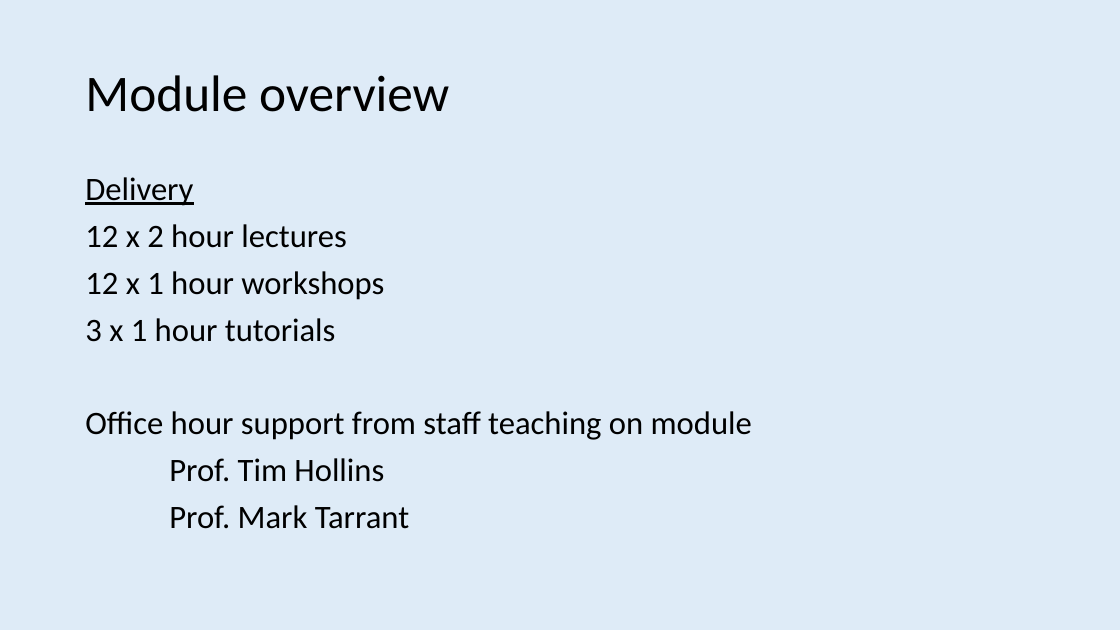
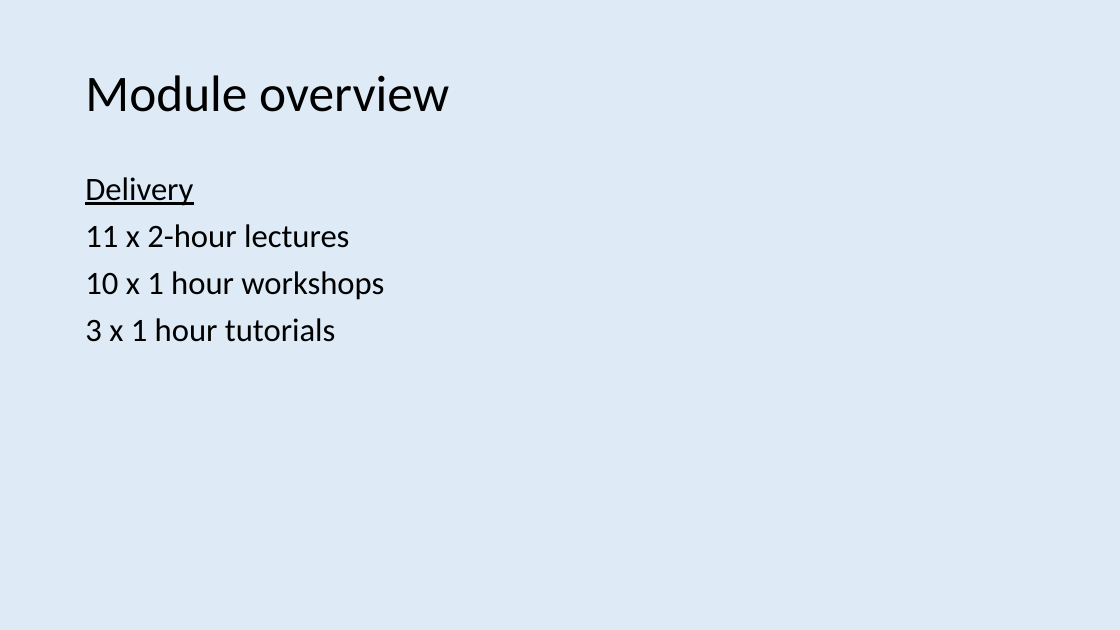
Before and after one commit to ajwills72/rmhealth-found, a slide deck: slide 2 of docs/science_truth_honesty.pptx. Drawn at 1120x630 pixels with LibreOffice and Linux fonts; fonts in the diff are those of the drawing. Boxes give left, top, right and bottom in pixels: in the first picture for what was removed or moved away, otherwise in the second. Text is boxed around its words. In the diff, an @@ line names an element or a change of style, - is before the commit and + after.

Commit message:
Restructure workshops post TA meeting

```diff
--- a/docs/science_truth_honesty.pptx
+++ b/docs/science_truth_honesty.pptx
@@ text at (85,224,384,300): text changed @@
-12 x 2 hour lectures
-12 x 1 hour workshops
+11 x 2-hour lectures
+10 x 1 hour workshops
@@ text at (85,411,752,529): paragraphs removed @@
-Office hour support from staff teaching on module
-Prof. Tim Hollins
-Prof. Mark Tarrant
```
Also in this commit, not shown: 8 other slides changed, 7 other files.
